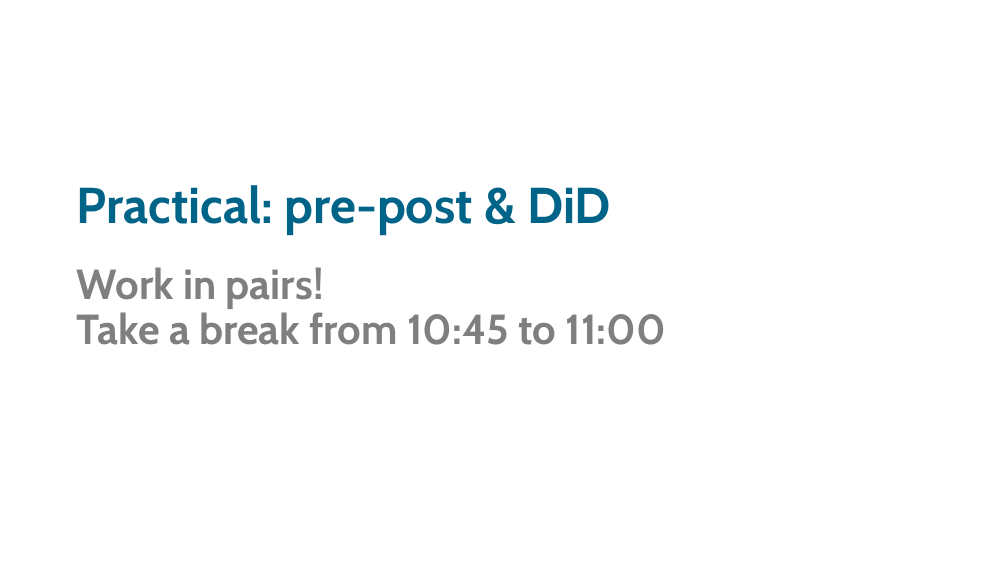
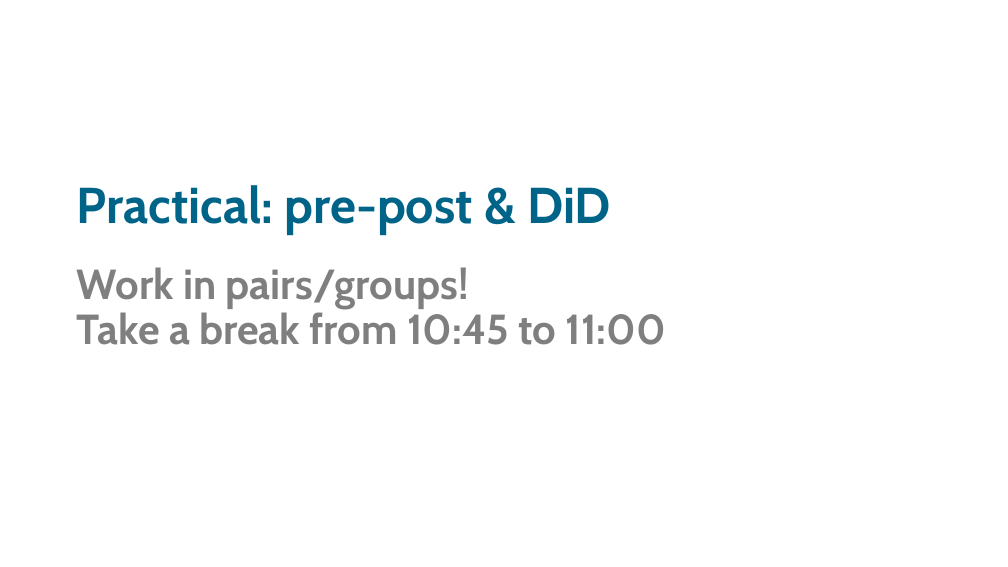
Before and after one commit to sodascience/workshop_causal_impact_assessment, a slide deck: slide 77 of lectures/01_introduction/intro_1.pptx. Drawn at 1008x567 pixels with LibreOffice and Linux fonts; fonts in the diff are those of the drawing. Boxes give left, top, right and bottom in pixels: in the first picture for what was removed or moved away, otherwise in the second. Text is boxed around its words. In the diff, an @@ line names an element or a change of style, - is before the commit and + after.

```diff
--- a/lectures/01_introduction/intro_1.pptx
+++ b/lectures/01_introduction/intro_1.pptx
@@ text at [77,267,469,309]: text changed @@
-Work in pairs!
+Work in pairs/groups!
```
Also in this commit, not shown: 2 other slides changed, 3 other files.
